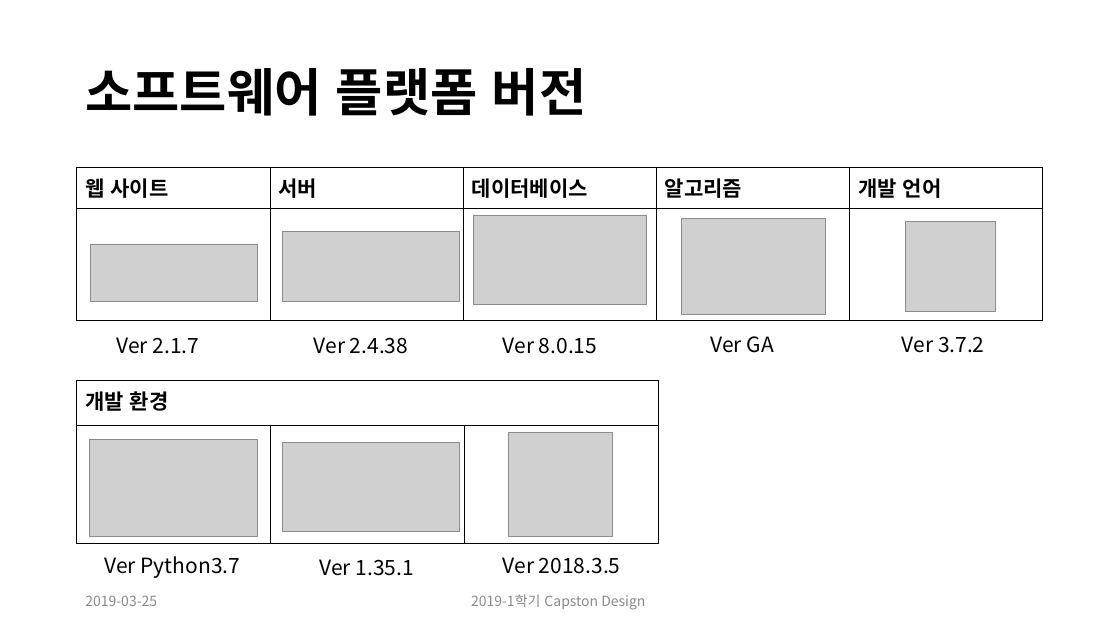
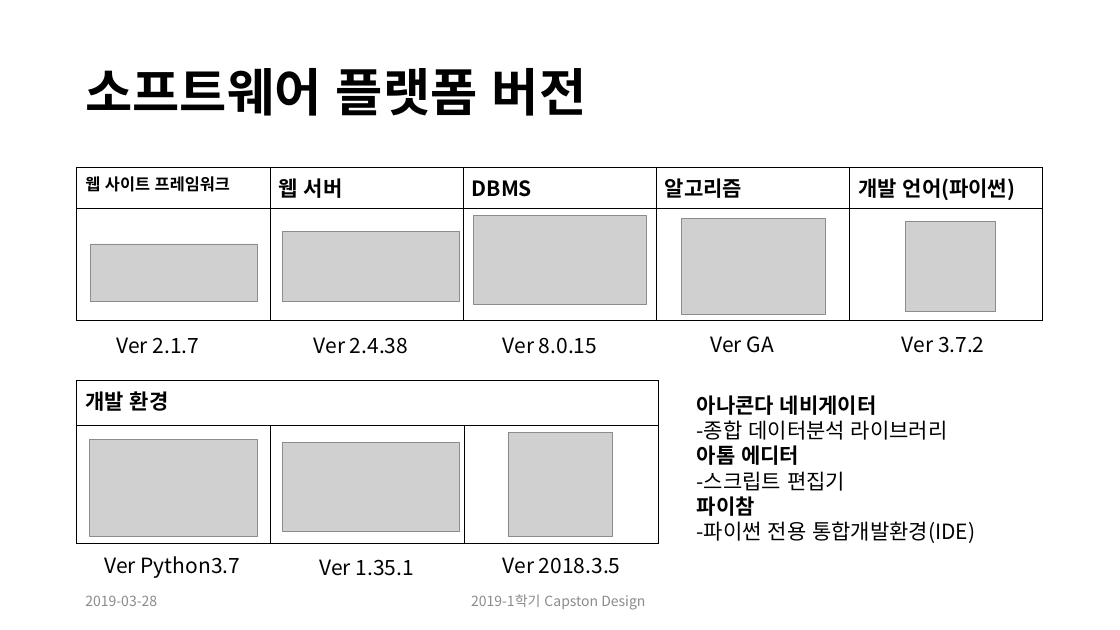
Before and after one commit to CheonSeounghyun/Coordination-Recommend, a slide deck: slide 6 of document/Capston Design Proposal_update(ppt).pptx (slide 8 before the commit). Drawn at 1120x630 pixels with LibreOffice and Linux fonts; fonts in the diff are those of the drawing; grey boxes stand for pictures. Boxes give left, top, right and bottom in pixels: in the first picture for what was removed or moved away, otherwise in the second. Text is boxed around its words. In the diff, an @@ line names an element or a change of style, - is before the commit and + after.

```diff
--- a/document/Capston Design Proposal_update(ppt).pptx
+++ b/document/Capston Design Proposal_update(ppt).pptx
@@ table at (77, 168, 1044, 321) @@
-row 1: 웹 사이트 | 서버 | 데이터베이스 | 알고리즘 | 개발 언어
+row 1: 웹 사이트 프레임워크 | 웹 서버 | DBMS | 알고리즘 | 개발 언어(파이썬)
@@ text added at (697, 395, 975, 543), 18 pt, text #000000 @@
+아나콘다 네비게이터
+-종합 데이터분석 라이브러리
+아톰 에디터
+-스크립트 편집기
+파이참
+-파이썬 전용 통합개발환경(IDE)
@@ text at (85, 595, 157, 606): text changed @@
-2019-03-25
+2019-03-28
```
Also in this commit, not shown: 10 other slides changed, 2 slides added, 2 slides removed.
